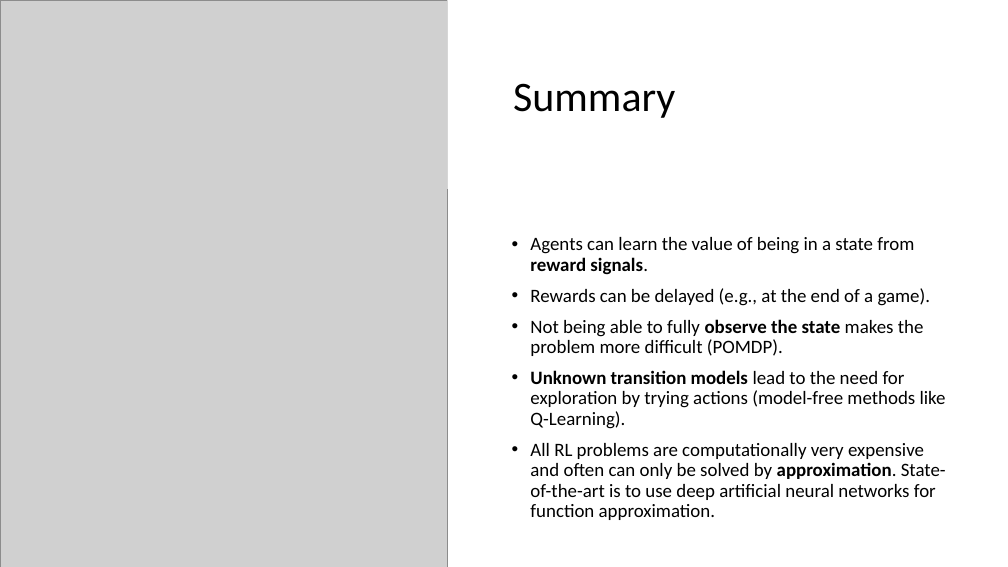
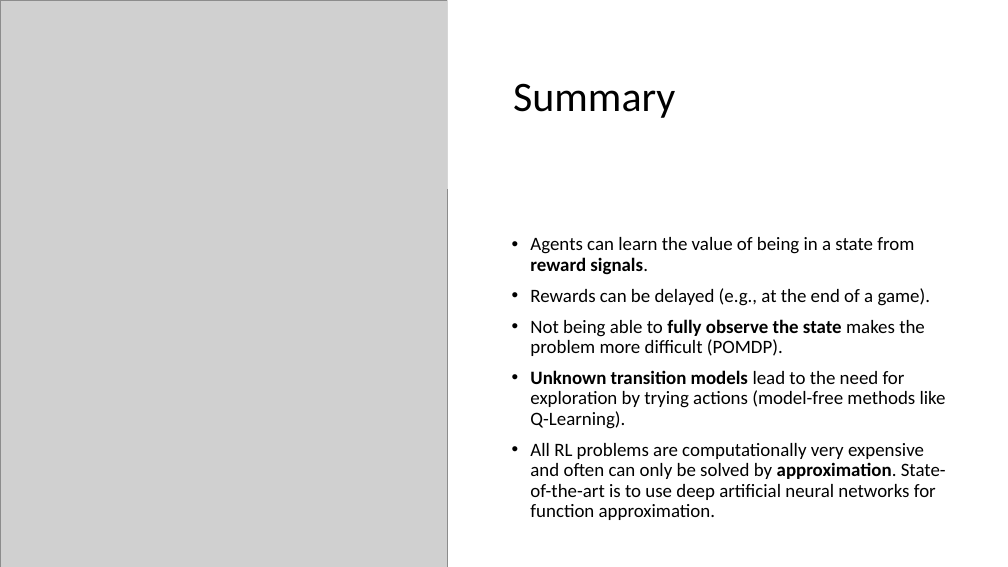
Before and after one commit to mhahsler/CS7320-AI, a slide deck: slide 21 of slides/22_Reinforcement_Learning.pptx (slide 20 before the commit). Drawn at 1008x567 pixels with LibreOffice and Linux fonts; fonts in the diff are those of the drawing; grey boxes stand for pictures. Boxes give left, top, right and bottom in pixels: in the first picture for what was removed or moved away, otherwise in the second. Text is boxed around its words. In the diff, an @@ line names an element or a change of style, - is before the commit and + after.

```diff
--- a/slides/22_Reinforcement_Learning.pptx
+++ b/slides/22_Reinforcement_Learning.pptx
@@ text at [530,319,925,356]: bold on in "fully" @@
```
Also in this commit, not shown: 8 other slides changed, 1 slide added, 1 other file.
